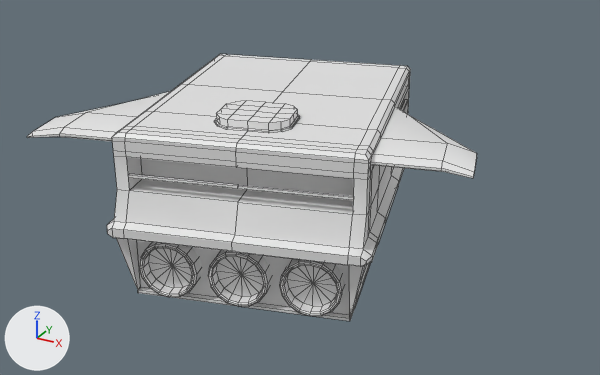
Renders of the FBX model Ronnie Models/Ship haf right.fbx from each side of a commit.
Rendered twice from a camera (50 mm lens) standing at (29.2, -54.2, 25.4) and looking at (0.0, -1.2, -1.1). Every picture has the same lights, and +X, +Y and +Z are marked at lower left. Mesh edges are drawn as thin lines. Vertices at the same position are counted once.

The scene before the commit, as lines of its bpy script (objects in view):
```python
me_mesh = bpy.data.meshes.new('Mesh')
me_mesh.from_pydata(...)  # 811 vertices, 794 faces; spans x -1552.0..1552.0, y -657.0..657.0, z -1490.0..1490.0
ob_ship_haf_right = bpy.data.objects.new('Ship_haf_right', me_mesh)
ob_ship_haf_right.location = (0.0, 0.0, 0.0)
ob_ship_haf_right.rotation_euler = (1.571, 0.0, 0.0)  # degrees (90, 0, 0)
ob_ship_haf_right.scale = (0.01, 0.01, 0.01)
```
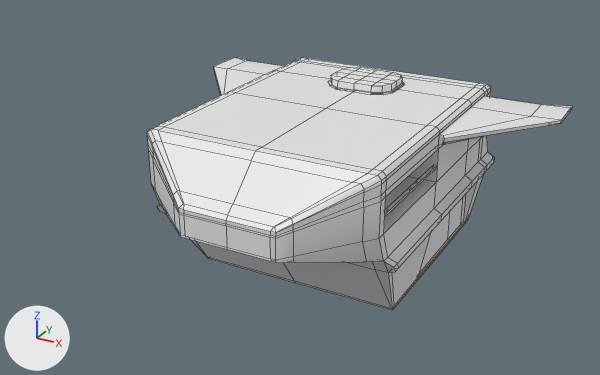
Edits to the scene script, one JSON object a line:
```json
{"block": "me_mesh", "where": "# used by ob_ship_haf_right; location = (0.0, 0.0, 0.0); rotation_euler = (1.571, 0.0, 0.0), in degrees (90, 0, 0); scale = (0.01, 0.01, 0.01)"}
{"op": "remove", "block": "me_mesh", "code": "me_mesh.from_pydata(...)  # 811 vertices, 794 faces; spans x -1552.0..1552.0, y -657.0..657.0, z -1490.0..1490.0"}
{"op": "add", "block": "me_mesh", "code": "me_mesh.from_pydata(...)  # 814 vertices, 794 faces; spans x -1553.0..1553.0, y -647.0..668.0, z -1998.0..736.0"}
{"block": "me_mesh", "change": "me_mesh part 1: the loose piece of 97 vertices spanning x 334.0..789.0, y -625.0..-185.0, z 845.0..1081.0 is turned -15 degrees about the y axis through its middle, then moved by (-37.0, 10.0, -378.0)"}
{"block": "me_mesh", "change": "me_mesh part 2: the loose piece of 97 vertices spanning x -681.0..-226.0, y -625.0..-185.0, z 1117.0..1353.0 is turned -15 degrees about the y axis through its middle, then moved by (-73.0, 10.0, -650.0)"}
{"block": "me_mesh", "change": "me_mesh part 3: the loose piece of 8 vertices spanning x -1358.0..-1091.0, y 288.0..305.0, z -742.0..164.0 is turned -15 degrees about the y axis through its middle, then moved by (348.0, 10.0, -798.0)"}
{"block": "me_mesh", "change": "me_mesh part 4: the loose piece of 492 vertices spanning x -1552.0..1552.0, y -657.0..657.0, z -1490.0..1490.0 is rebuilt with 495 vertices and now spans x -1553.0..1553.0, y -647.0..668.0, z -1998.0..736.0"}
{"block": "me_mesh", "change": "me_mesh part 5: the loose piece of 97 vertices spanning x -174.0..282.0, y -625.0..-185.0, z 981.0..1217.0 is deleted"}
{"block": "me_mesh", "change": "me_mesh part 6: the loose piece of 12 vertices spanning x -721.0..825.0, y 272.0..289.0, z 869.0..1307.0 is deleted"}
{"op": "set", "path": "ob_ship_haf_right.location", "old": "(0.0, 0.0, 0.0)", "new": "(2.31, 4.9, -0.1)"}
{"op": "set", "path": "ob_ship_haf_right.rotation_euler", "old": "(1.571, 0.0, 0.0)", "new": "(1.571, 0.0, 3.142)", "note": "degrees (90, 0, 0) -> degrees (90, 0, 180)"}
```

What differs and where, as boxes [x1, y1, x2, y2] in the pictures (600 x 375 px; the box of a moved part takes in the faces that stretch with it):
```json
{"object": "Ship_haf_right", "change": "reshaped, moved, turned", "before": [27, 54, 477, 321], "after": [147, 57, 573, 310]}
{"part": 1, "of": "me_mesh", "change": "moved or reshaped", "before": [280, 259, 344, 316], "on screen": "not visible afterwards"}
{"part": 2, "of": "me_mesh", "change": "moved or reshaped", "before": [139, 242, 201, 297], "on screen": "not visible afterwards"}
{"part": 3, "of": "me_mesh", "change": "moved or reshaped", "after": [385, 165, 437, 217], "on screen": "not visible before"}
{"part": 4, "of": "me_mesh", "change": "rebuilt", "before": [27, 54, 477, 321], "after": [147, 57, 573, 310]}
{"part": 5, "of": "me_mesh", "change": "deleted", "before": [208, 250, 272, 307]}
{"part": 6, "of": "me_mesh", "change": "deleted", "before": [128, 174, 353, 200]}
```
